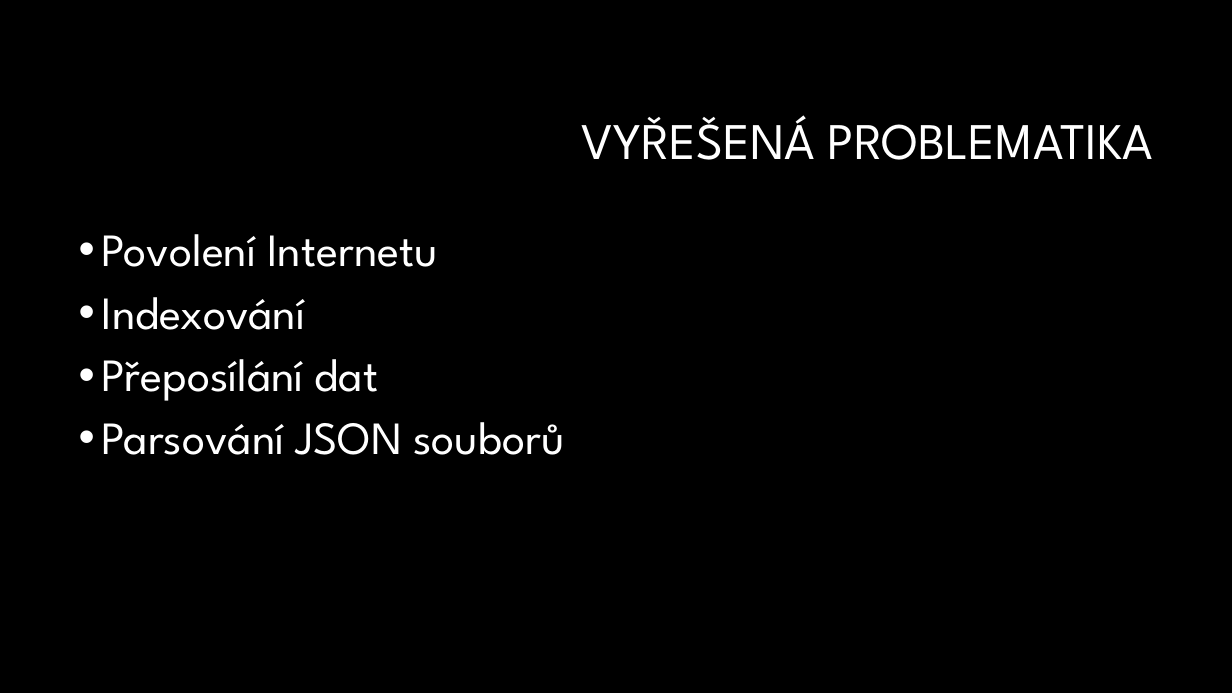
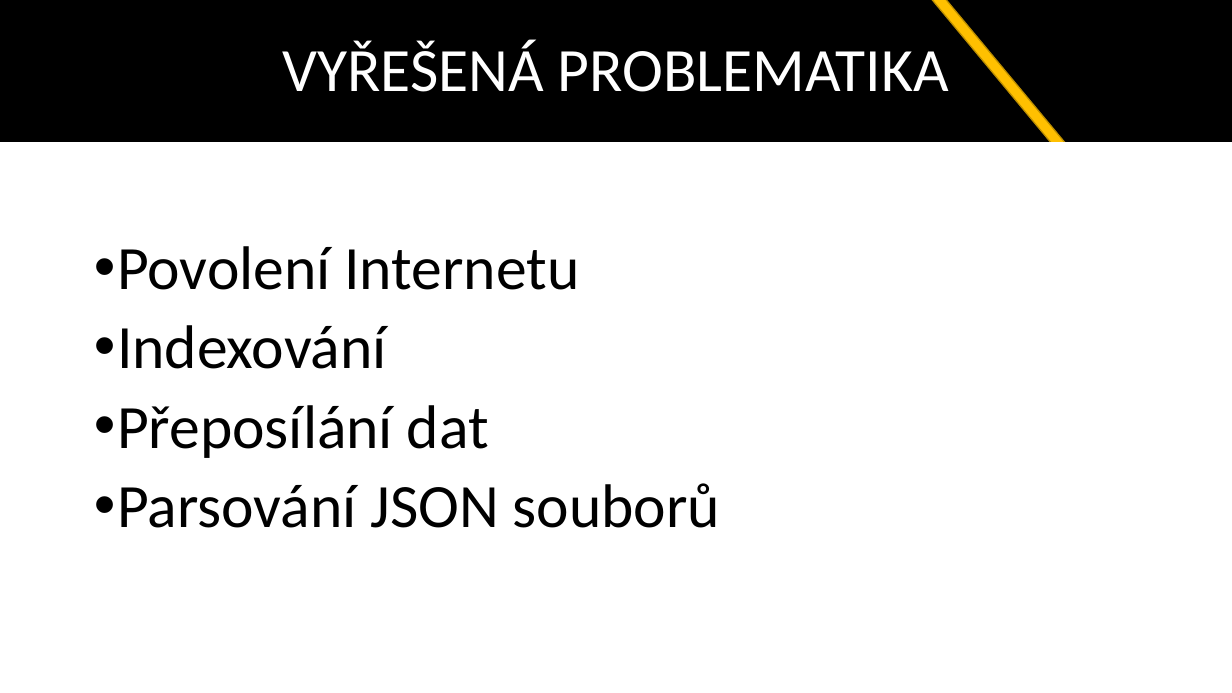
Before and after one commit to it1508/zaverecny, a slide deck: slide 4 of Warframe Codex.pptx. Drawn at 1232x693 pixels with LibreOffice and Linux fonts; fonts in the diff are those of the drawing; background and template pictures are left out. Boxes give left, top, right and bottom in pixels: in the first picture for what was removed or moved away, otherwise in the second. Text is boxed around its words. In the diff, an @@ line names an element or a change of style, - is before the commit and + after.

```diff
--- a/Warframe Codex.pptx
+++ b/Warframe Codex.pptx
@@ background #000000 to #FFFFFF @@
@@ rectangle "VYŘEŠENÁ PROBLEMATIKA": place and size @@
-rectangle "VYŘEŠENÁ PROBLEMATIKA" at <box>581,115,1154,160</box>
+rectangle "VYŘEŠENÁ PROBLEMATIKA" at <box>0,0,1232,143</box>
@@ rectangle "VYŘEŠENÁ PROBLEMATIKA" at <box>0,0,1232,143</box>: size 40 to 48 pt, font League Spartan to Calibri; alignment right to centre; fill none to #000000 @@
@@ rectangle added at <box>773,0,1071,157</box>, fill #FFC000, outline #BD8E00 1 pt @@
@@ rectangle added at <box>0,143,1232,157</box>, fill #FFFFFF, outline #FFFFFF 1 pt @@
@@ rectangle added at <box>961,143,1148,159</box>, fill #FFFFFF, outline #FFFFFF 1 pt @@
@@ rectangle added at <box>976,159,1163,175</box>, fill #FFFFFF, outline #FFFFFF 1 pt @@
@@ text "Povolení Internetu": place and size @@
-text "Povolení Internetu" at <box>102,234,564,455</box>
+text "Povolení Internetu" at <box>117,246,720,528</box>
@@ text "Povolení Internetu" at <box>117,246,720,528</box>: size 36 to 48 pt, font League Spartan to Calibri, text colour #FFFFFF to #000000 @@
```
Also in this commit, not shown: 6 other slides changed, 1 slide removed.
